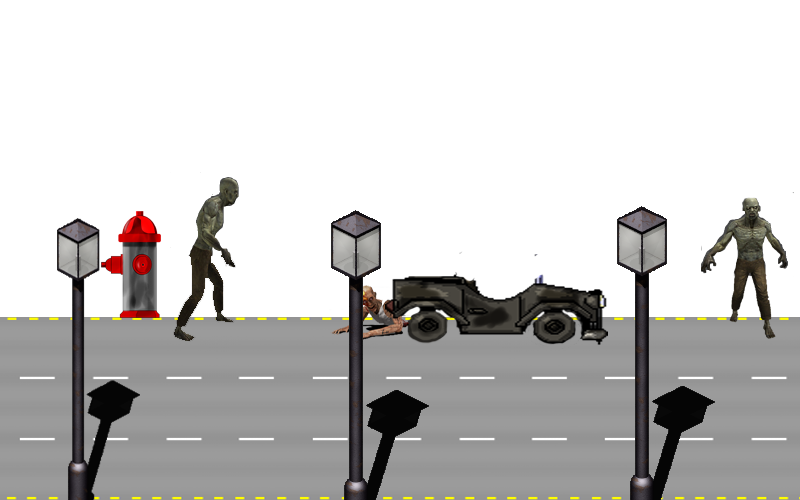
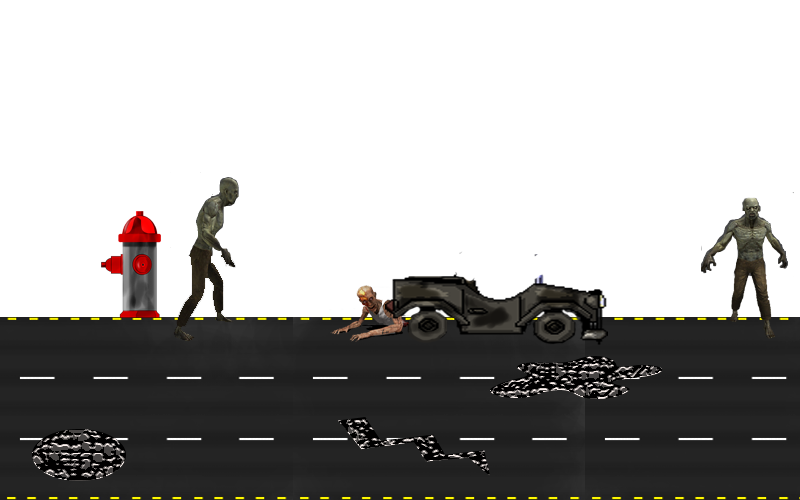
Two versions of the same layered image (800px x 500px). Layer-by-layer changes:
removed layer "Layer 7" over bbox(617, 206, 715, 500)
renamed "Layer 6" to "Layer 14", painted on it over bbox(331, 210, 490, 500)
added layer "Layer 13" above "Layer 15" over bbox(490, 356, 662, 399)
renamed "Layer 5" to "Layer 12", painted on it over bbox(32, 218, 140, 500)
painted on "Layer 3" over bbox(585, 317, 800, 500)
painted on "Layer 2" over bbox(293, 317, 586, 500)
painted on "Layer 1" over bbox(0, 317, 293, 500)
